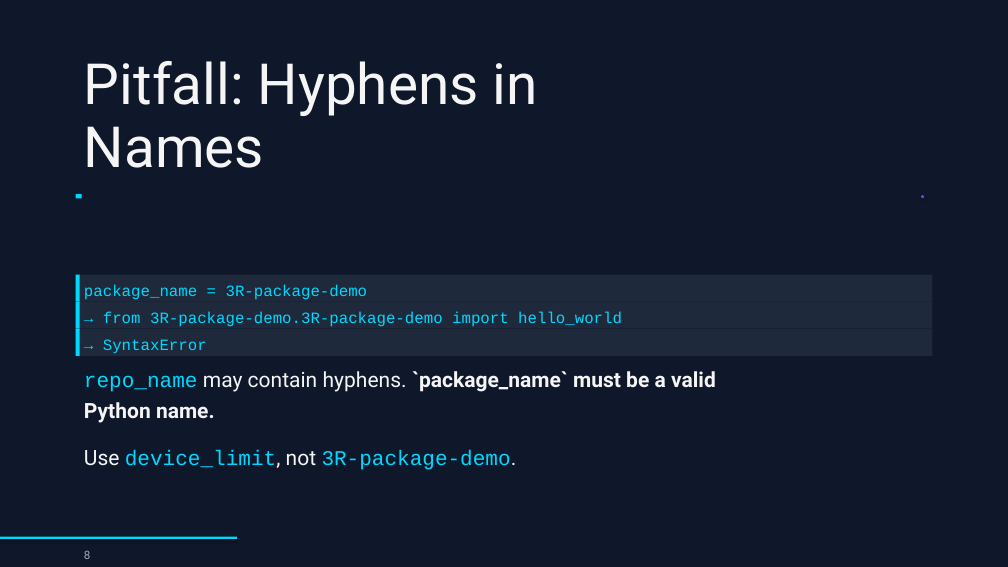
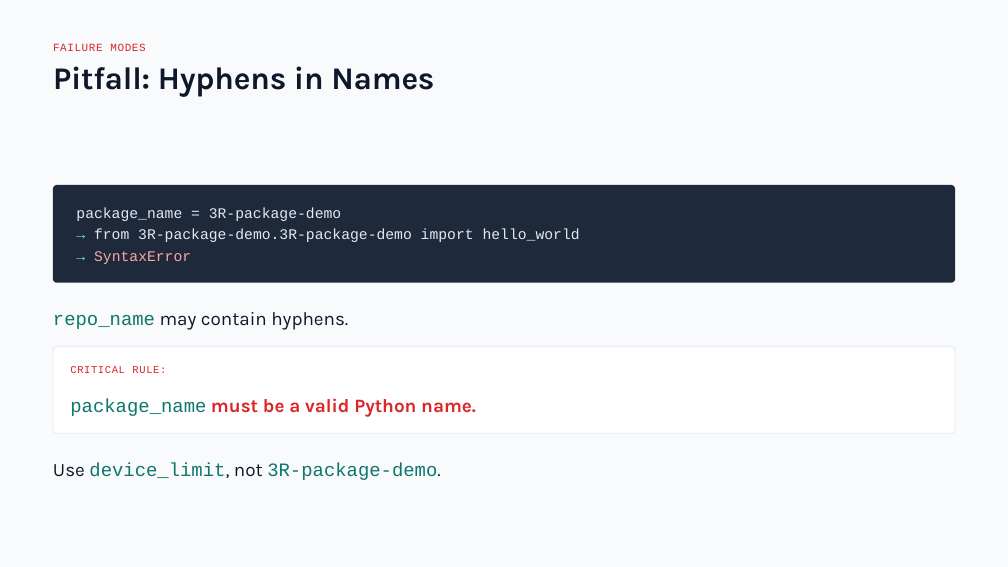
Before and after one commit to drweihungpan-lab/3R-teaching, a slide deck: slide 8 of materials/slides/session-2.pptx. Drawn at 1008x567 pixels with LibreOffice and Linux fonts; fonts in the diff are those of the drawing. Boxes give left, top, right and bottom in pixels: in the first picture for what was removed or moved away, otherwise in the second. Text is boxed around its words. In the diff, an @@ line names an element or a change of style, - is before the commit and + after.

```diff
--- a/materials/slides/session-2.pptx
+++ b/materials/slides/session-2.pptx
@@ background #0F172A to #F8FAFC @@
@@ text "Pitfall: Hyphens in Names": place and size @@
-text "Pitfall: Hyphens in Names" at (84, 61, 538, 168)
+text "Pitfall: Hyphens in Names" at (53, 66, 434, 97)
@@ text "Pitfall: Hyphens in Names" at (53, 66, 434, 97): size 54 to 30 pt, font Roboto to Karla, text colour #F5F5F5 to #0F172A, letter spacing 0 to -0.2 pt, bold on; line spacing 60pt to 37pt @@
@@ text added at (53, 44, 145, 51), 10.5 pt, text #DC2626 @@
+FAILURE MODES
@@ rounded rectangle added at (53, 185, 955, 283), fill #1E293B @@
@@ text "package_name = 3R-package-demo": place and size @@
-text "package_name = 3R-package-demo" at (76, 274, 932, 302)
+text "package_name = 3R-package-demo" at (76, 207, 341, 221)
@@ text "package_name = 3R-package-demo" at (76, 207, 341, 221): size 15 to 14 pt, text colour #00D9FF to #E2E8F0; line spacing 19.8pt to 18.5pt; fill #1E293B to none @@
@@ rectangle removed at (76, 194, 82, 199) @@
@@ ellipse removed at (921, 195, 924, 198) @@
@@ text "→ from 3R-package-demo.3R-package-demo import hello_world": place and size @@
-text "→ from 3R-package-demo.3R-package-demo import hello_world" at (103, 311, 622, 327)
+text "→ from 3R-package-demo.3R-package-demo import hello_world" at (94, 228, 580, 242)
@@ text "→ from 3R-package-demo.3R-package-demo import hello_world" at (94, 228, 580, 242): size 15 to 14 pt, text colour #00D9FF to #E2E8F0; text colour #00D9FF to #5EEAD4 in "→"; line spacing 19.8pt to 18.5pt @@
@@ text "→ SyntaxError": place and size @@
-text "→ SyntaxError" at (76, 329, 932, 356)
+text "→ SyntaxError" at (94, 251, 191, 264)
@@ text "→ SyntaxError" at (94, 251, 191, 264): size 15 to 14 pt, text colour #00D9FF to #FCA5A5; text colour #00D9FF to #5EEAD4 in "→"; line spacing 19.8pt to 18.5pt; fill #1E293B to none @@
@@ rectangle removed at (76, 274, 80, 302) @@
@@ text added at (53, 312, 348, 330), 18 pt, text #0F172A @@
+repo_name may contain hyphens.
@@ rectangle removed at (76, 302, 80, 329) @@
@@ rectangle removed at (76, 329, 80, 356) @@
@@ rounded rectangle added at (53, 347, 955, 434), fill #FFFFFF, outline #E2E8F0 0.75 pt @@
@@ text added at (70, 366, 166, 373), 10 pt, text #DC2626 @@
+CRITICAL RULE:
@@ text at (70, 398, 476, 417): text changed; size 20 to 18 pt; font Roboto to Karla; text colour #F5F5F5 to #DC2626 @@
-repo_name may contain hyphens. `package_name` must be a valid
-Python name.
+package_name must be a valid Python name.
@@ text "Use device_limit, not 3R-package-demo.": place and size @@
-text "Use device_limit, not 3R-package-demo." at (84, 450, 517, 470)
+text "Use device_limit, not 3R-package-demo." at (53, 462, 440, 480)
@@ text "Use device_limit, not 3R-package-demo." at (53, 462, 440, 480): size 20 to 18 pt; font Roboto to Karla, text colour #F5F5F5 to #0F172A in "Use device_limit, not 3R-package-demo."; text colour #00D9FF to #0F766E in "device_limit, 3R-package-demo."; line spacing 30pt to 26.1pt @@
@@ rectangle removed at (0, 537, 237, 539) @@
@@ text removed at (84, 551, 90, 559) @@
-8
```
Also in this commit, not shown: 33 other slides changed, 5 other files.
